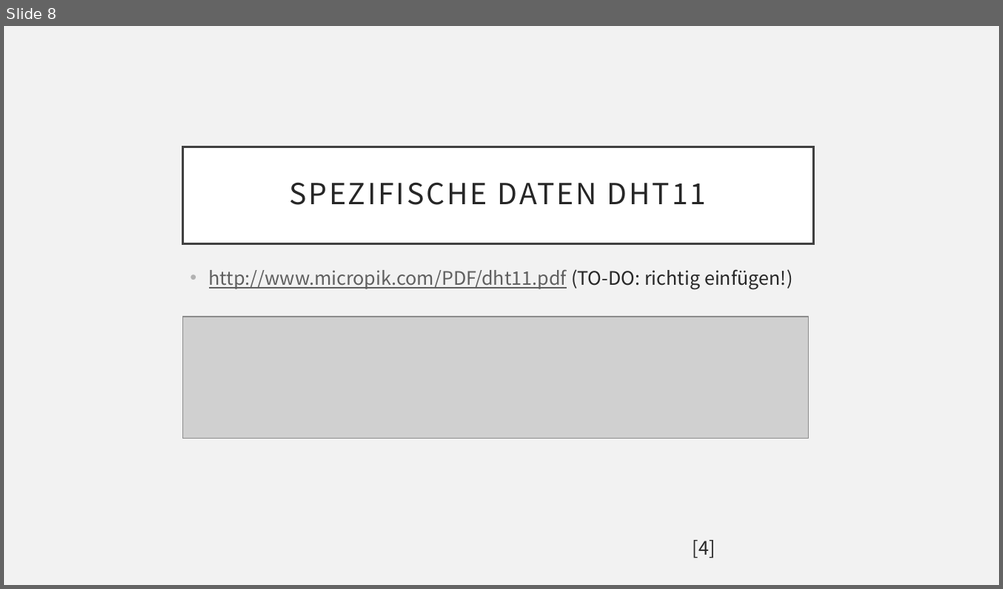
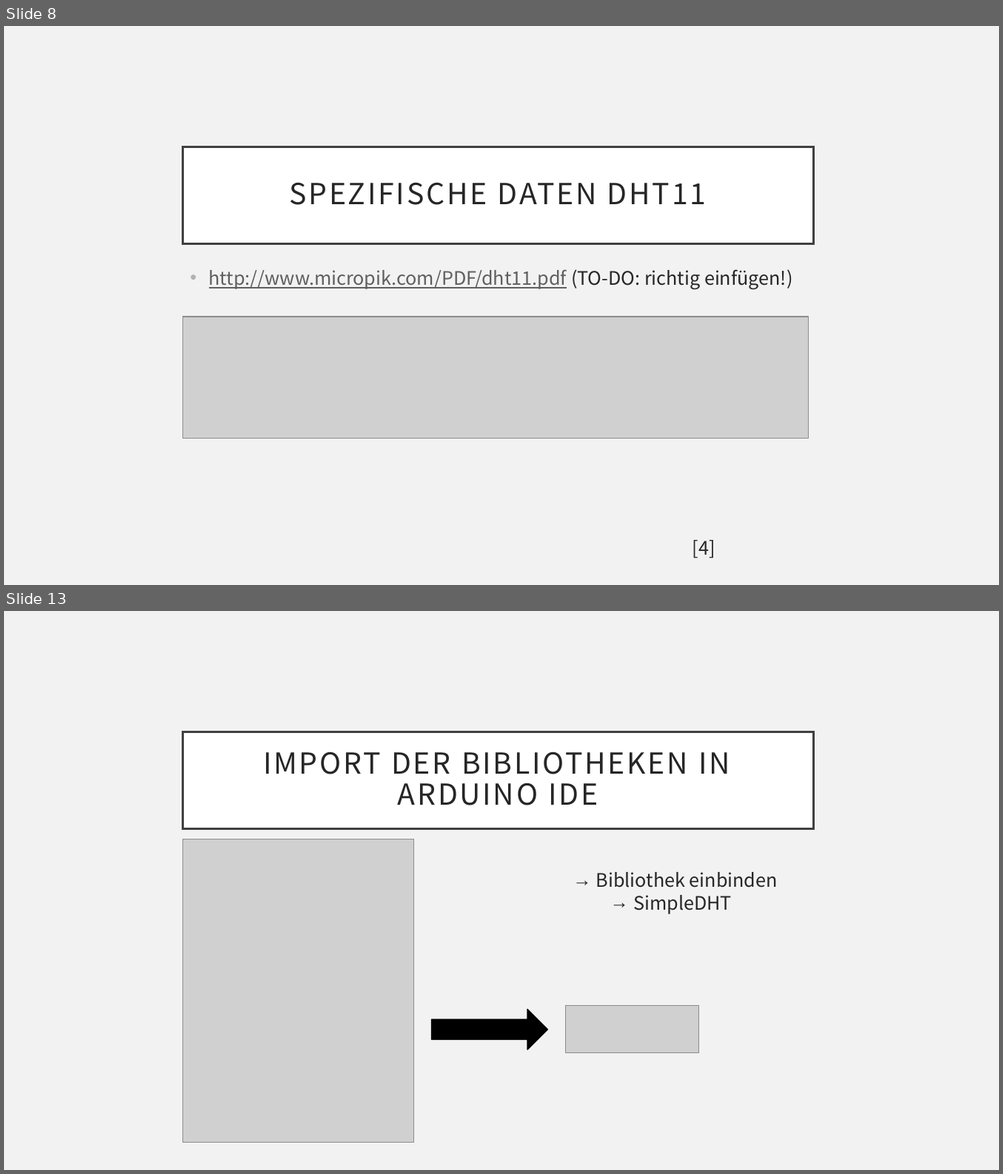
Before and after one commit to ProjektlaborEmbeddedSecurity/Presentation, a slide deck: PES.pptx. Shown one above the other, each under a label of ours: slide 8 before the commit, slides 8 and 13 after it; the slides between them are not shown. The pictures are 1003x589 and 1003x1174 pixels, drawn with LibreOffice and Linux fonts; fonts in the diff are those of the drawing; grey boxes stand for pictures; background and template pictures are left out. Boxes give left, top, right and bottom in pixels: in the first picture for what was removed or moved away, otherwise in the second. Text is boxed around its words. In the diff, an @@ line names an element or a change of style, - is before the commit and + after.

```diff
--- a/PES.pptx
+++ b/PES.pptx
@@ slide 13 added at (4, 611, 999, 1170), background #F2F2F2 @@
@@ title added at (182, 732, 813, 829), fill #FFFFFF, outline #404040 2.5 pt, 28 pt, text #262626 @@
+IMPORT DER BIBLIOTHEKEN IN ARDUINO IDE
@@ picture added at (182, 840, 414, 1143) @@
@@ text added at (596, 872, 777, 914), 18 pt, text #262626 @@
+→ Bibliothek einbinden
+  → SimpleDHT
@@ right arrow added at (432, 1009, 547, 1050), fill #000000, outline #000000 1 pt @@
@@ picture added at (565, 1006, 699, 1054) @@
```
Also in this commit, not shown: 7 slides changed, 6 other slides added, 1 slide removed.
